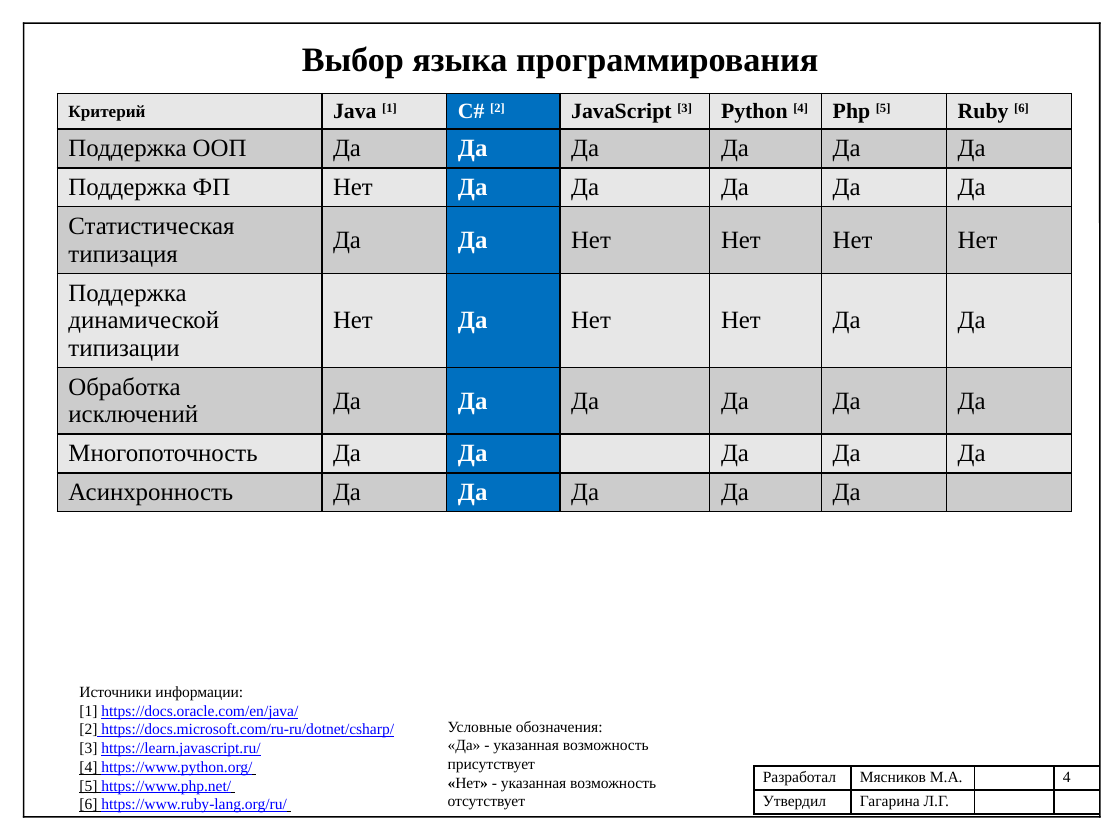
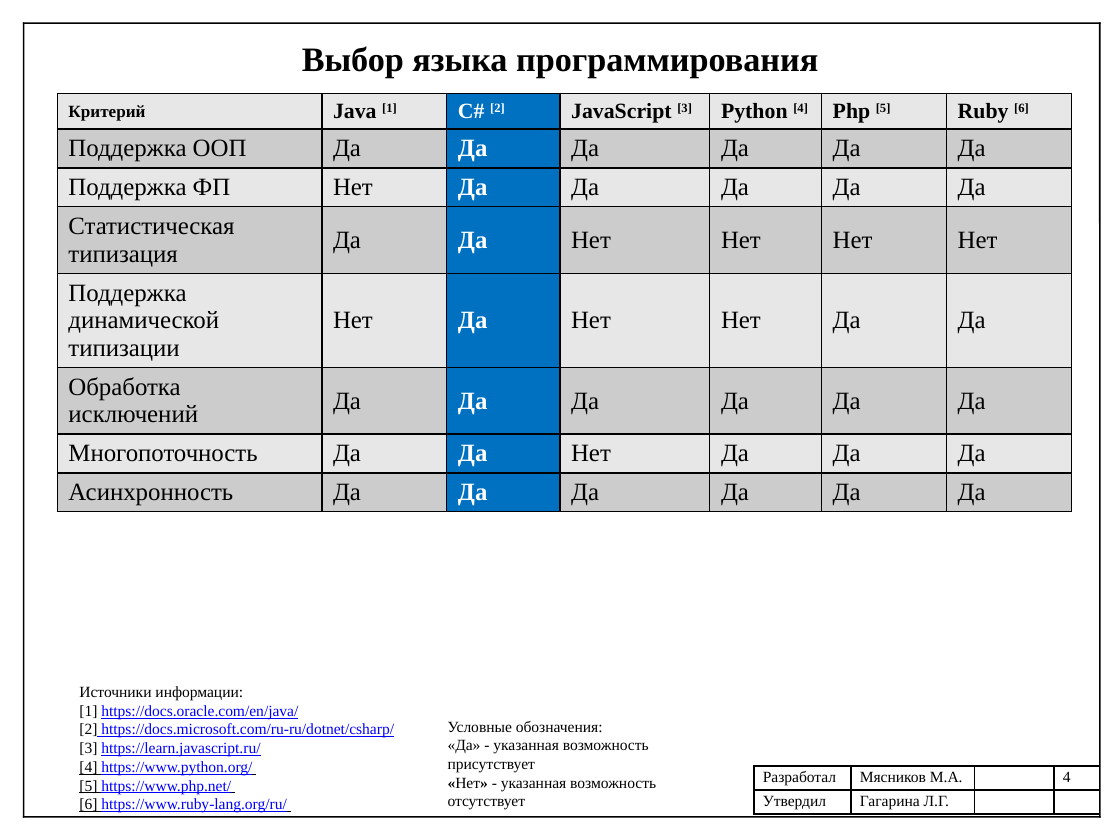
Before and after one commit to mJaJksJ/VCR, a slide deck: slide 4 of УП-Презентация.pptx. Drawn at 1120x840 pixels with LibreOffice and Linux fonts; fonts in the diff are those of the drawing. Boxes give left, top, right and bottom in pixels: in the first picture for what was removed or moved away, otherwise in the second. Text is boxed around its words. In the diff, an @@ line names an element or a change of style, - is before the commit and + after.

```diff
--- a/УП-Презентация.pptx
+++ b/УП-Презентация.pptx
@@ table at [57, 94, 1073, 539] @@
-row 7, column 4: 
+row 7, column 4: Нет
-row 8, column 7: 
+row 8, column 7: Да
```
Also in this commit, not shown: 3 other slides changed, 5 other files.
